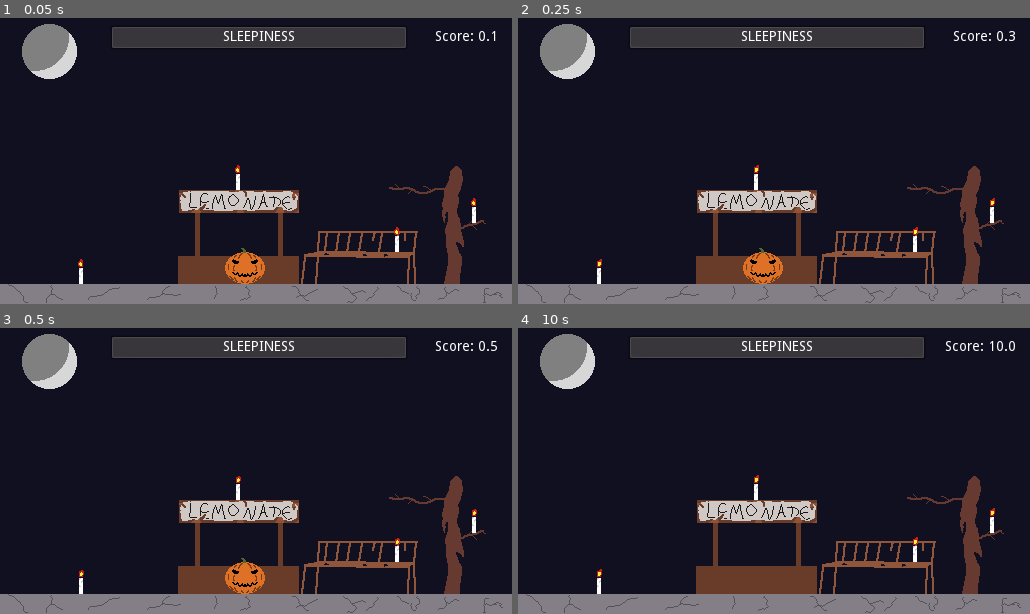
Above: before the commit, frames 1-4 (two rows, left to right).
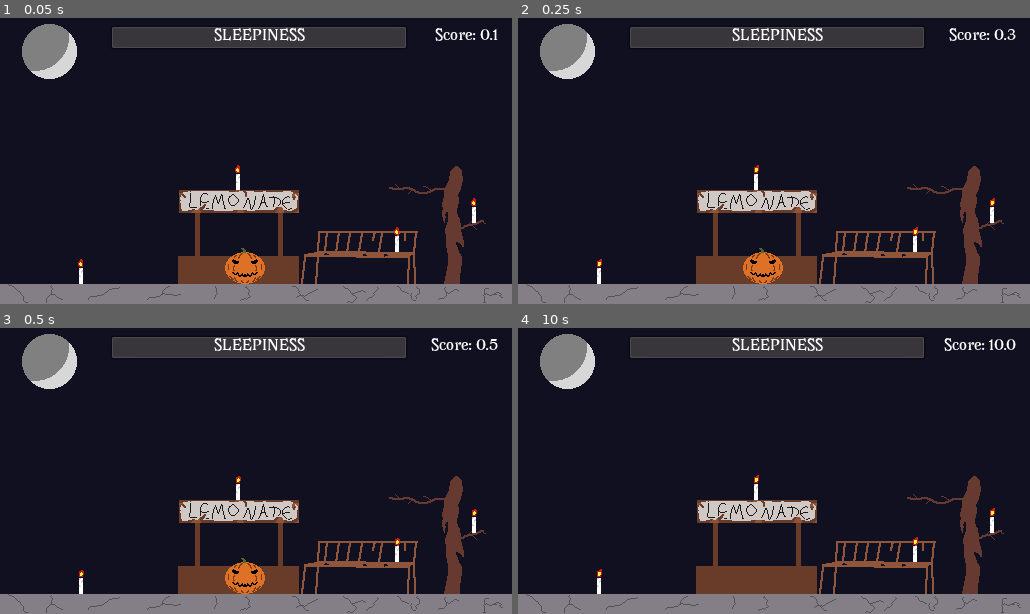
Above: after the commit, the same moments.

Repository: PietroCarrara/trijam-143
Game: Godot game, scene res://scenes/MainScene.tscn
The game is run twice, just before and just after one commit, with the same random seed, the same clock (stepped at 60 frames per second) and the same inputs.
Inputs:
- Up to frame 1 (0.05 s): no input
- Up to frame 2 (0.25 s): no input
- Up to frame 3 (0.5 s): no input
- Up to frame 4 (10 s): hold Space (fix) 0.53-1.28 s; hold Right (right) 0.53-2.03 s; tap Up (jump) at 0.77, 1.52, 3.02, 3.77, 4.52, 6.02, 6.77, 7.52, 9.02, 9.77 s; tap Space (fix) every 1.5 s from 1.35 to 8.85 s; hold Left (left) 2.03-2.78 s; hold Space (fix) 2.03-2.78 s; hold Right (right) 2.78-4.28 s; hold Space (fix) 3.53-4.28 s; hold Left (left) 4.28-5.03 s; hold Right (right) 5.03-5.78 s; hold Space (fix) 5.03-5.78 s; hold Left (left) 5.78-7.28 s; hold Space (fix) 6.53-7.28 s; hold Right (right) 7.28-9.53 s; hold Space (fix) 8.03-8.78 s; hold Left (left) from 9.53 s (still down); hold Space (fix) from 9.53 s (still down)

The runs differ from the first frame. In frame 1, 0.8% of the frame differs, in the area x 41-98%, y 3-9%; in frame 2, 0.8%; in frame 3, 0.8%; in frame 4, 0.8%.

Commit message:
Add custom font

Diff:
--- a/scenes/MainScene.tscn
+++ b/scenes/MainScene.tscn
@@ -1,10 +1,11 @@
-[gd_scene load_steps=11 format=2]
+[gd_scene load_steps=15 format=2]
 
 [ext_resource path="res://scenes/Player.tscn" type="PackedScene" id=1]
 [ext_resource path="res://scenes/Candle.tscn" type="PackedScene" id=2]
 [ext_resource path="res://scenes/MainScene.gd" type="Script" id=3]
 [ext_resource path="res://res/background.png" type="Texture" id=4]
 [ext_resource path="res://res/Candlelight Theme.ogg" type="AudioStream" id=5]
+[ext_resource path="res://res/Avara.ttf" type="DynamicFontData" id=6]
 
 [sub_resource type="RectangleShape2D" id=1]
 extents = Vector2( 270.107, 10 )
@@ -20,6 +21,18 @@
 
 [sub_resource type="RectangleShape2D" id=5]
 extents = Vector2( 59.8263, 11.3833 )
+
+[sub_resource type="DynamicFont" id=6]
+size = 14
+font_data = ExtResource( 6 )
+
+[sub_resource type="DynamicFont" id=7]
+size = 12
+font_data = ExtResource( 6 )
+
+[sub_resource type="DynamicFont" id=8]
+size = 12
+font_data = ExtResource( 6 )
 
 [node name="Node2D" type="Node2D"]
 script = ExtResource( 3 )
@@ -130,6 +143,7 @@
 anchor_bottom = 1.0
 margin_right = 0.0679932
 margin_bottom = -1.90735e-06
+custom_fonts/font = SubResource( 6 )
 text = "Sleepiness"
 align = 1
 valign = 1
@@ -143,6 +157,7 @@
 margin_top = 21.357
 margin_right = 497.898
 margin_bottom = 46.357
+custom_fonts/font = SubResource( 6 )
 align = 2
 valign = 1
 __meta__ = {
@@ -161,28 +176,28 @@
 
 [node name="VBoxContainer" type="VBoxContainer" parent="GameOver"]
 pause_mode = 2
-margin_left = 4.0
-margin_top = 4.0
-margin_right = 274.0
-margin_bottom = 76.0
+anchor_right = 1.0
+margin_bottom = 75.0
 rect_pivot_offset = Vector2( 155, 51 )
 __meta__ = {
 "_edit_use_anchors_": false
 }
 
 [node name="Label" type="Label" parent="GameOver/VBoxContainer"]
-margin_right = 270.0
-margin_bottom = 48.0
+margin_right = 278.0
+margin_bottom = 51.0
 size_flags_vertical = 1
+custom_fonts/font = SubResource( 7 )
 text = "Oh no, I'm too tired to keep playing!
 Next halloween we'll have more fun,
 but for now it's back to pumpkin business."
 align = 1
 
 [node name="Button" type="Button" parent="GameOver/VBoxContainer"]
-margin_top = 52.0
-margin_right = 270.0
-margin_bottom = 72.0
+margin_top = 55.0
+margin_right = 278.0
+margin_bottom = 76.0
+custom_fonts/font = SubResource( 8 )
 text = "Restart"
 
 [node name="Music" type="AudioStreamPlayer" parent="."]
Binary file added: res/Avara.ttf
Not shown, changed: README.md
